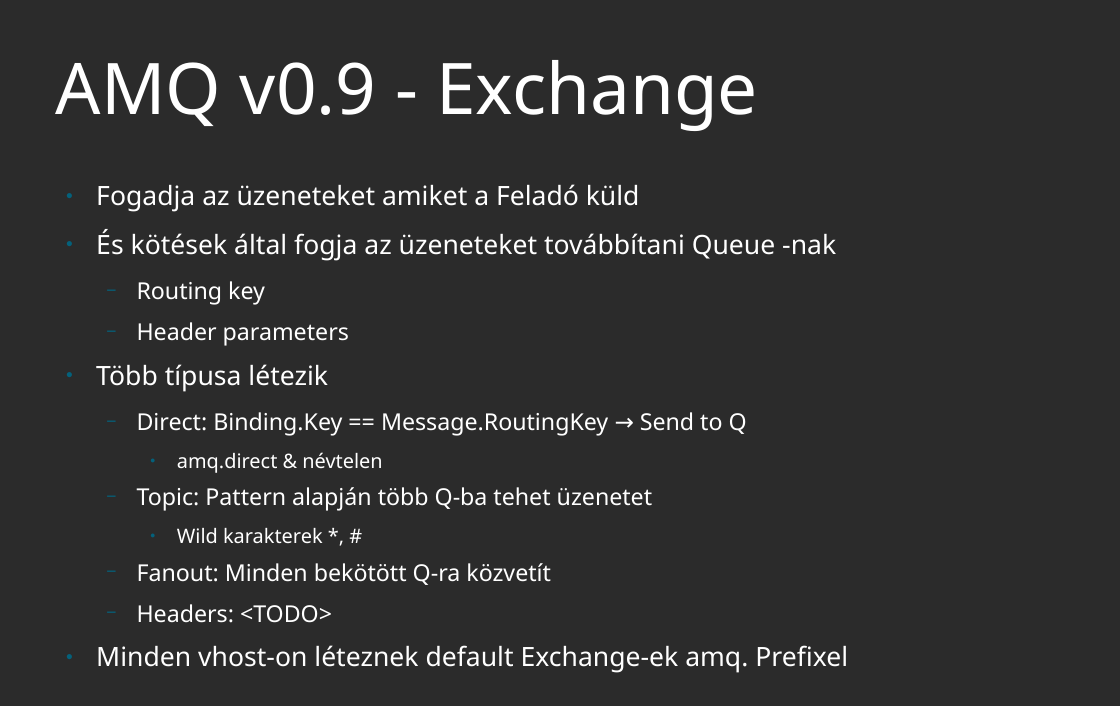
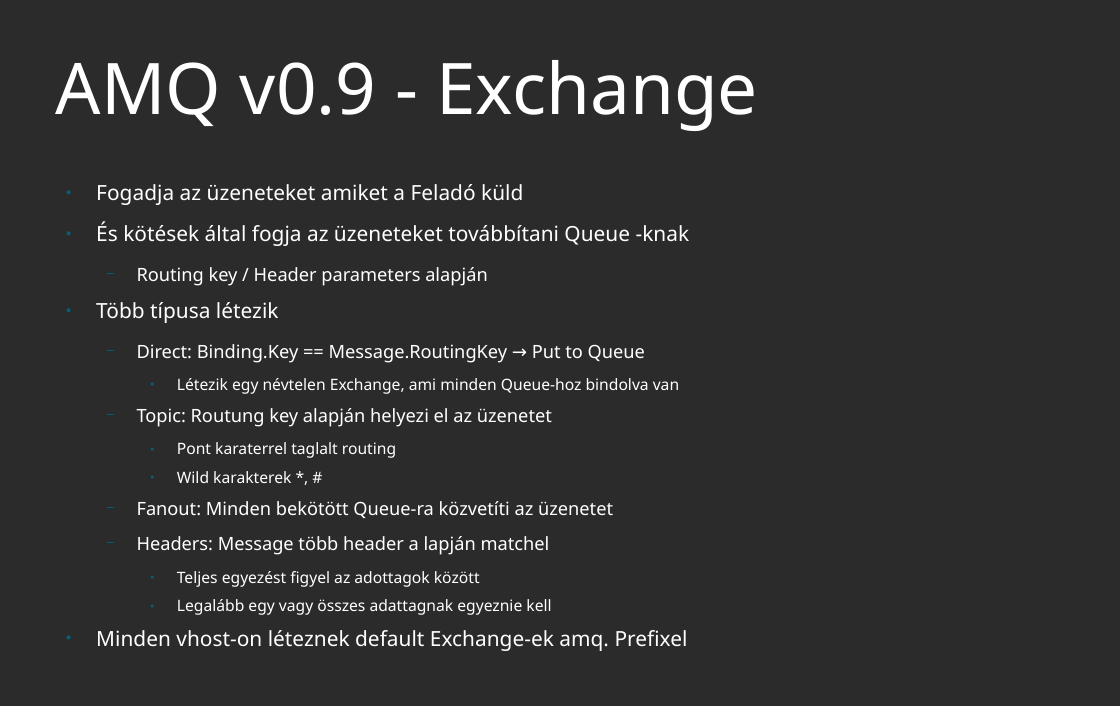
Before and after one commit to Havasjethi/RMQ, a slide deck: slide 8 of AMQP_RabbitMQ.odp. Drawn at 1120x706 pixels with LibreOffice and Linux fonts; fonts in the diff are those of the drawing; background and template pictures are left out; a plain dark background stands for a picture behind light text. Boxes give left, top, right and bottom in pixels: in the first picture for what was removed or moved away, otherwise in the second. Text is boxed around its words. In the diff, an @@ line names an element or a change of style, - is before the commit and + after.

```diff
--- a/AMQP_RabbitMQ.odp
+++ b/AMQP_RabbitMQ.odp
@@ text at [96, 184, 523, 483]: size 22.4 to 17.6 pt in "Fogadja az üzeneteket amiket a Feladó küld", "Több típusa létezik", "Minden vhost-on léteznek default Exchange-ek amq. Prefixel"; size 16.8 to 13.2 pt in "Wild karakterek *, #" @@
@@ text at [96, 222, 690, 286]: text changed; size 22.4 to 17.6 pt @@
-● És kötések által fogja az üzeneteket továbbítani Queue -nak
-  − Routing key
-  − Header parameters
+● És kötések által fogja az üzeneteket továbbítani Queue -knak
+  − Routing key / Header parameters alapján
@@ text at [137, 344, 679, 458]: text changed; size 19.6 to 15.4 pt @@
-  − Direct: Binding.Key == Message.RoutingKey → Send to Q
-    ● amq.direct & névtelen
-  − Topic: Pattern alapján több Q-ba tehet üzenetet
+  − Direct: Binding.Key == Message.RoutingKey → Put to Queue
+    ● Létezik egy névtelen Exchange, ami minden Queue-hoz bindolva van
+  − Topic: Routung key alapján helyezi el az üzenetet
+    ● Pont karaterrel taglalt routing
@@ text at [137, 501, 613, 615]: text changed; size 19.6 to 15.4 pt @@
-  − Fanout: Minden bekötött Q-ra közvetít
-  − Headers: <TODO>
+  − Fanout: Minden bekötött Queue-ra közvetíti az üzenetet
+  − Headers: Message több header a lapján matchel
+    ● Teljes egyezést figyel az adottagok között
+    ● Legalább egy vagy összes adattagnak egyeznie kell
```
Also in this commit, not shown: 9 other slides changed, 1 slide added, 2 slides removed.
